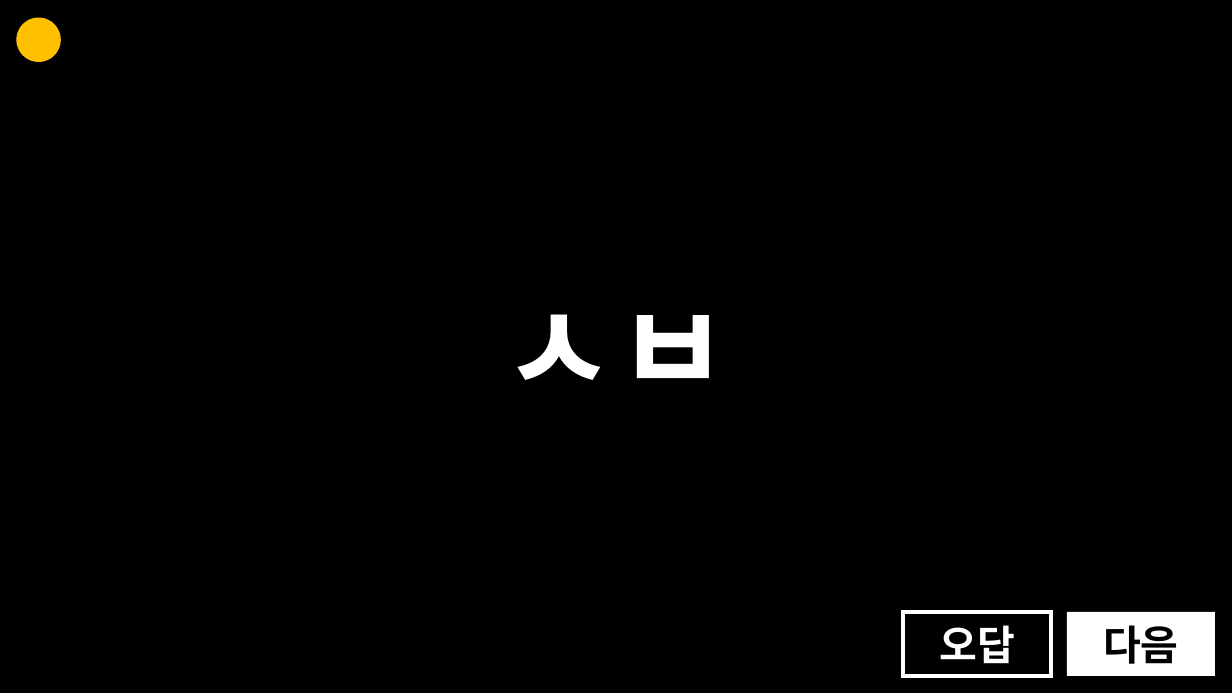
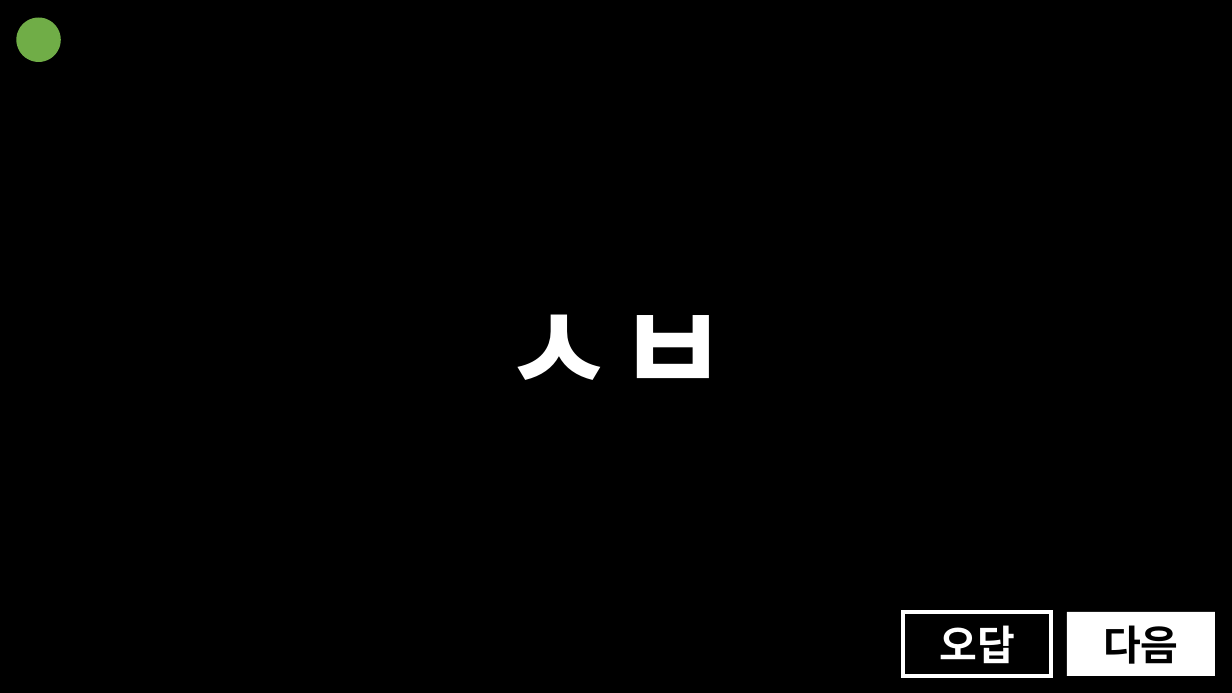
Before and after one commit to mangojun/essay-ppt, a slide deck: slide 5 of ppt/초성 이어 맞추기.pptx. Drawn at 1232x693 pixels with LibreOffice and Linux fonts; fonts in the diff are those of the drawing. Boxes give left, top, right and bottom in pixels: in the first picture for what was removed or moved away, otherwise in the second. Text is boxed around its words. In the diff, an @@ line names an element or a change of style, - is before the commit and + after.

```diff
--- a/ppt/초성 이어 맞추기.pptx
+++ b/ppt/초성 이어 맞추기.pptx
@@ ellipse at box(17, 18, 61, 62): fill #FFC000 to #70AD47 @@
```
Also in this commit, not shown: 7 other slides changed, 12 slides added.
